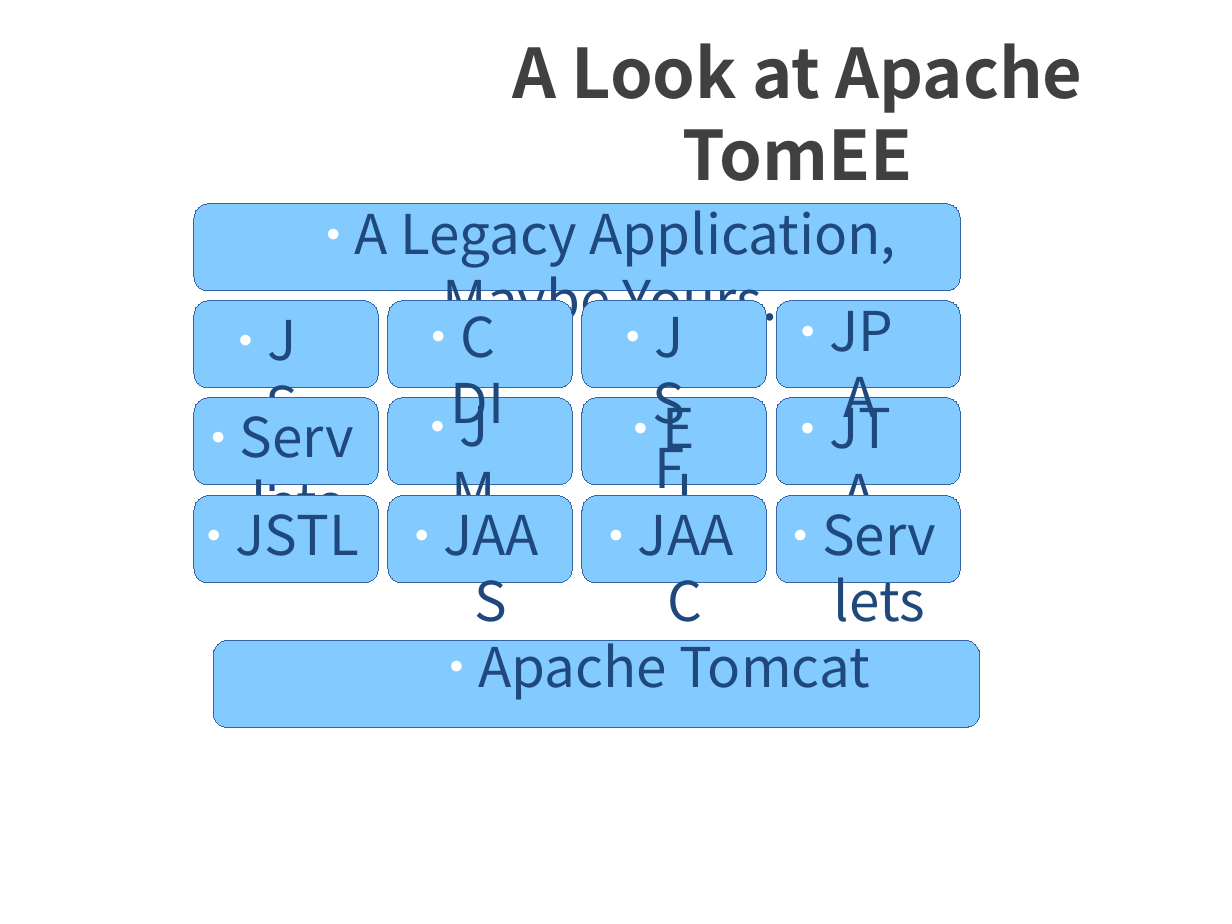
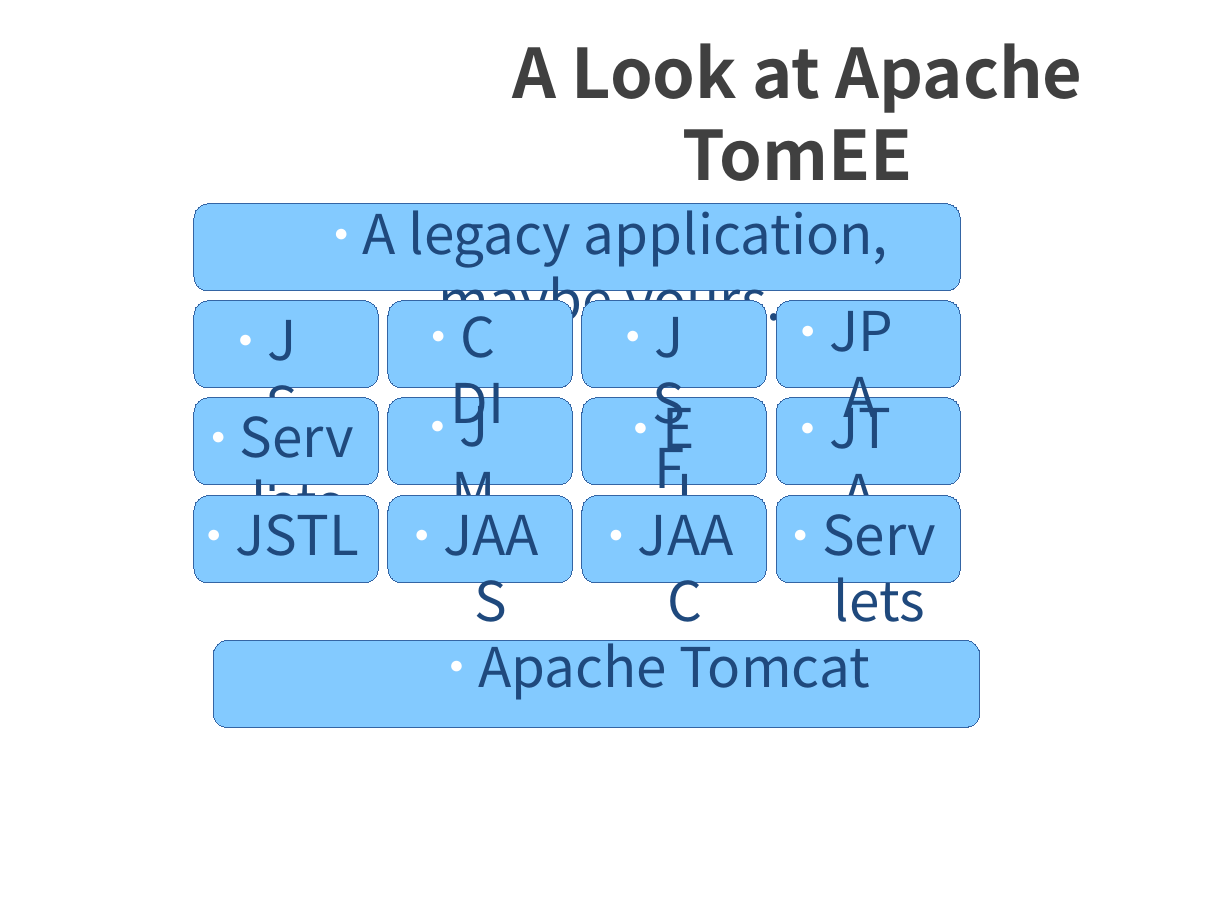
Before and after one commit to tomitribe/tomcat_to_tomee, a slide deck: slide 4 of TomcatToTomEE.1-n.odp (slide 5 before the commit). Drawn at 1232x924 pixels with LibreOffice and Linux fonts; fonts in the diff are those of the drawing; background and template pictures are left out. Boxes give left, top, right and bottom in pixels: in the first picture for what was removed or moved away, otherwise in the second. Text is boxed around its words. In the diff, an @@ line names an element or a change of style, - is before the commit and + after.

```diff
--- a/TomcatToTomEE.1-n.odp
+++ b/TomcatToTomEE.1-n.odp
@@ text at [363,198,888,334]: text changed @@
-● A Legacy Application, Maybe Yours...
+● A legacy application, maybe yours...
```
Also in this commit, not shown: 1 slide removed, 7 other files.
